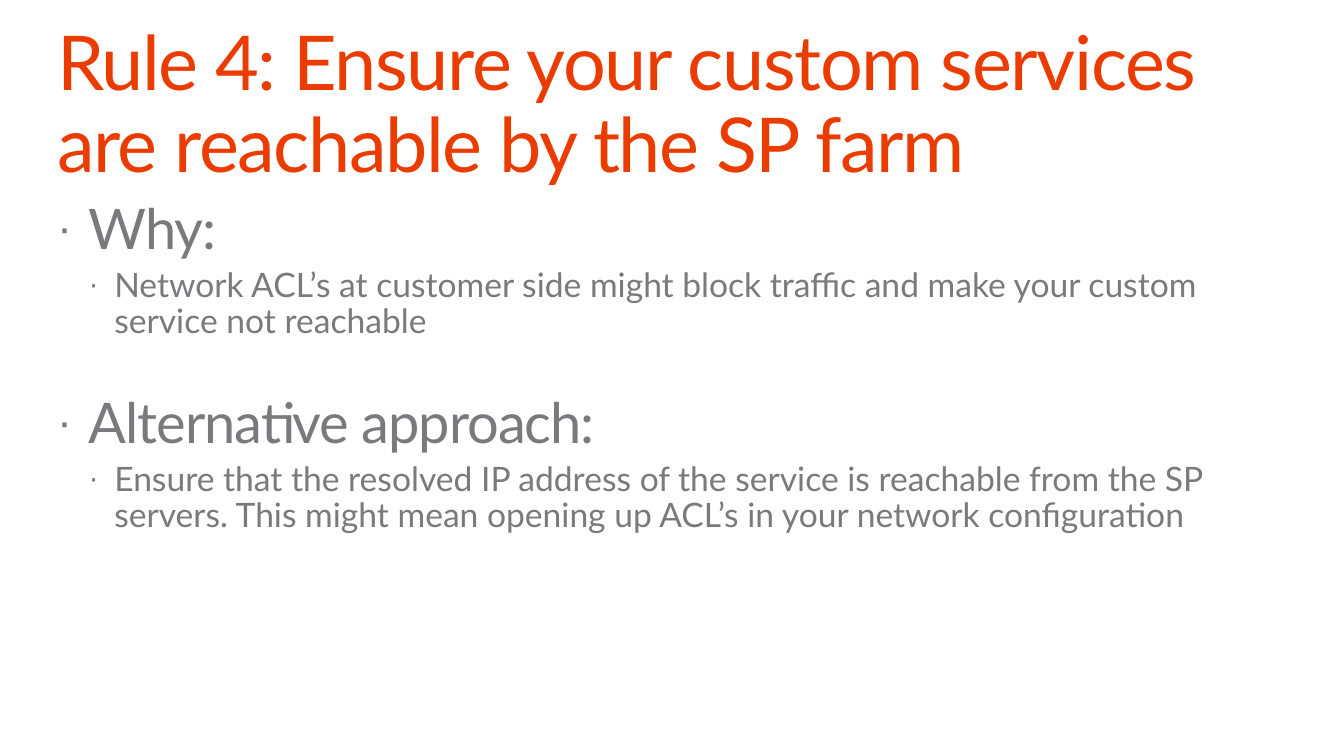
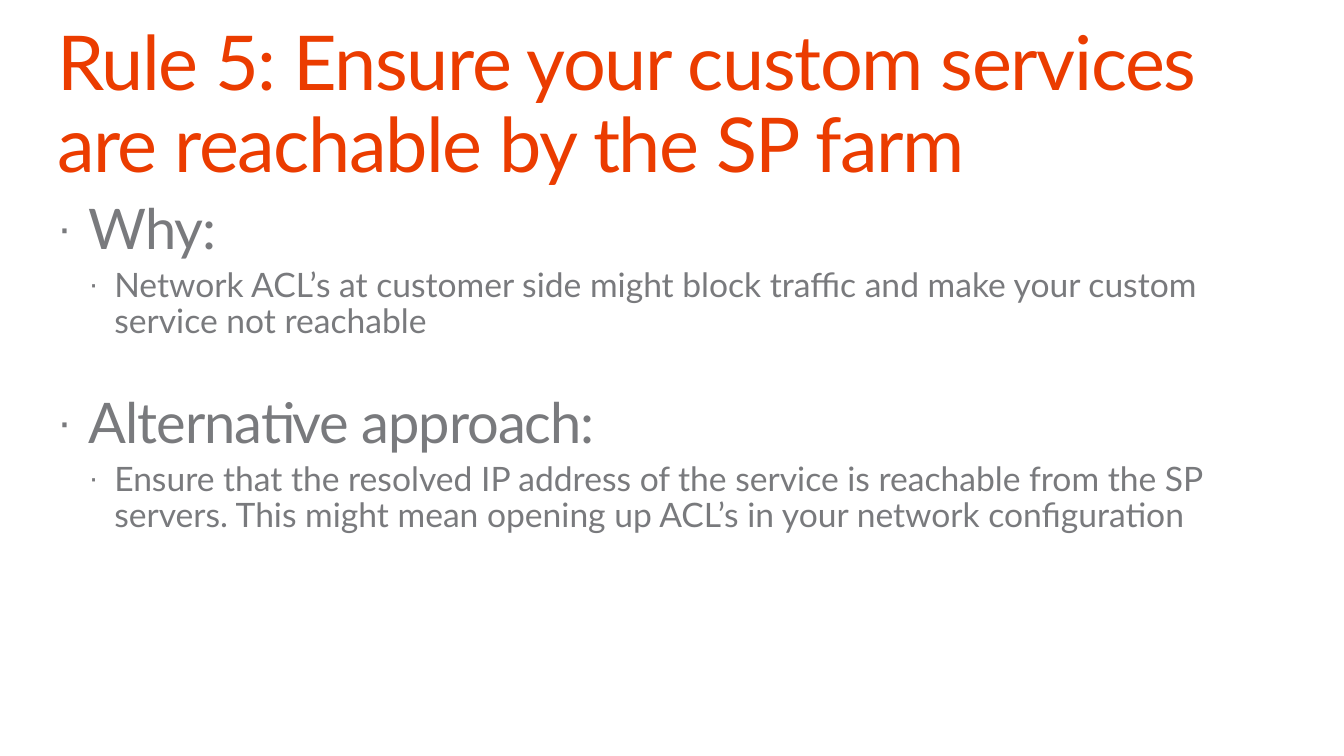
Before and after one commit to pnp/PnP-Transformation, a slide deck: slide 95 of InfoPath/Guidance/Decks/Office 365 JDP InfoPath - Self-service manual.pptx (slide 85 before the commit). Drawn at 1344x756 pixels with LibreOffice and Linux fonts; fonts in the diff are those of the drawing; background and template pictures are left out. Boxes give left, top, right and bottom in pixels: in the first picture for what was removed or moved away, otherwise in the second. Text is boxed around its words. In the diff, an @@ line names an element or a change of style, - is before the commit and + after.

```diff
--- a/InfoPath/Guidance/Decks/Office 365 JDP InfoPath - Self-service manual.pptx
+++ b/InfoPath/Guidance/Decks/Office 365 JDP InfoPath - Self-service manual.pptx
@@ title at [57,34,1197,185]: text changed @@
-Rule 4: Ensure your custom services are reachable by the SP farm
+Rule 5: Ensure your custom services are reachable by the SP farm
```
Also in this commit, not shown: 22 other slides changed, 10 slides added.
